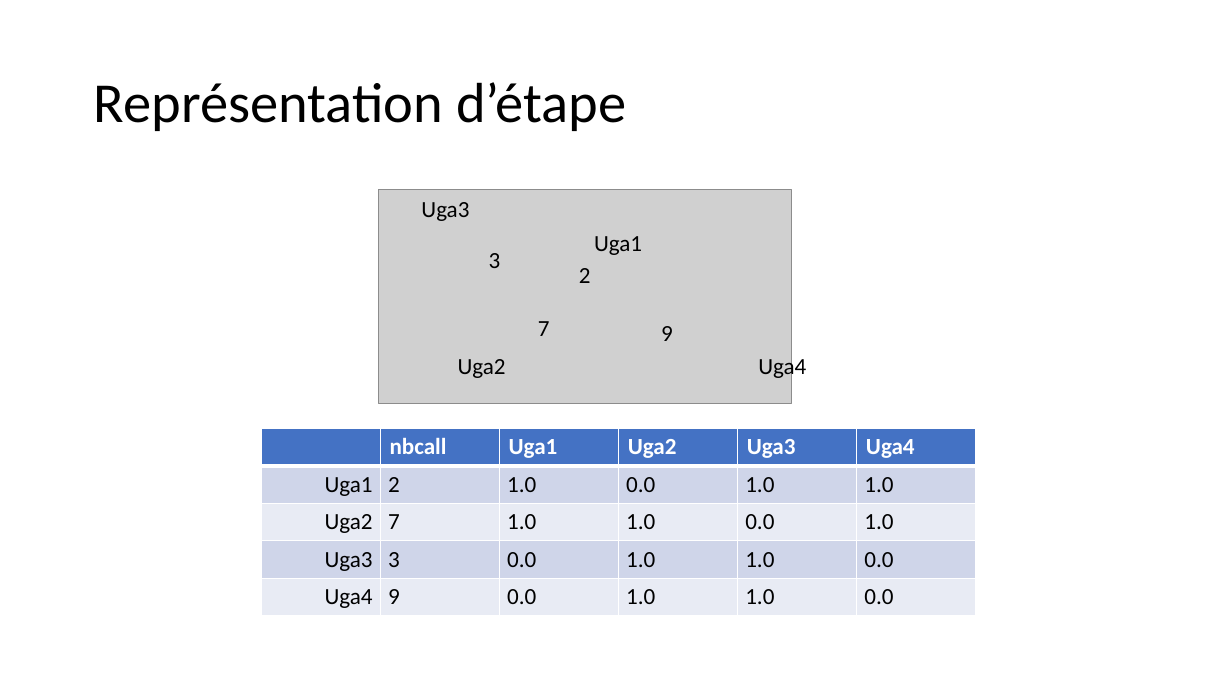
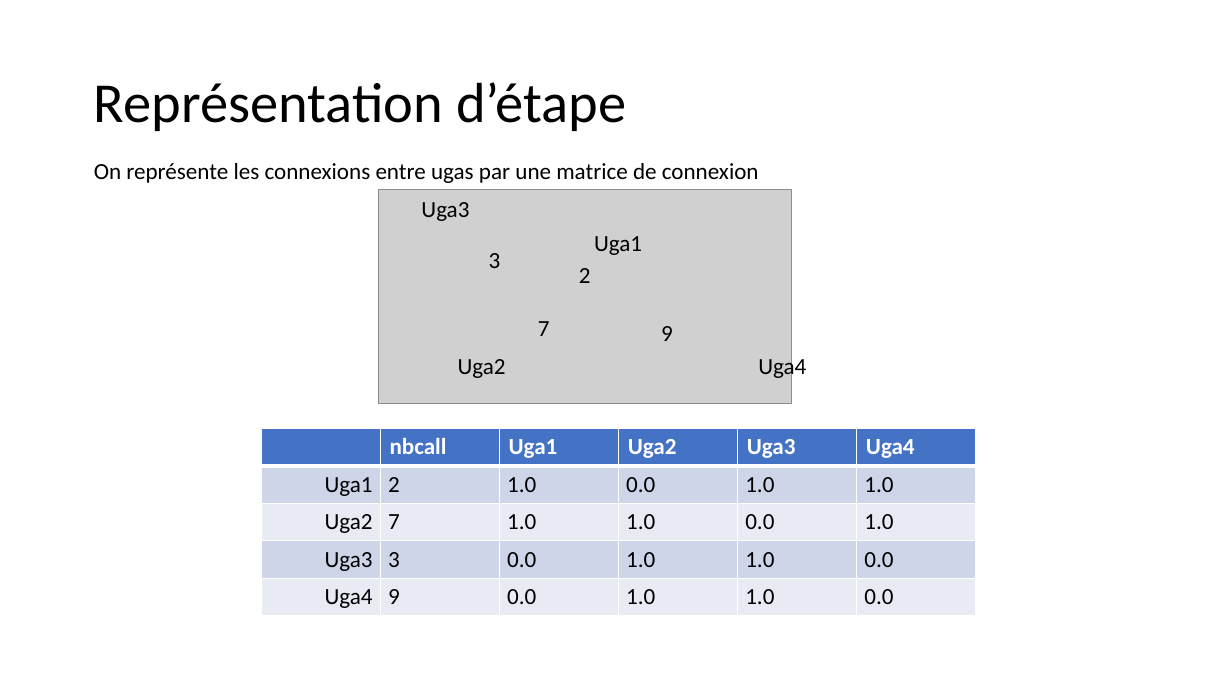
Before and after one commit to leopoldlacroix/graph_proj, a slide deck: slide 2 of explication.pptx. Drawn at 1232x693 pixels with LibreOffice and Linux fonts; fonts in the diff are those of the drawing; grey boxes stand for pictures. Boxes give left, top, right and bottom in pixels: in the first picture for what was removed or moved away, otherwise in the second. Text is boxed around its words. In the diff, an @@ line names an element or a change of style, - is before the commit and + after.

```diff
--- a/explication.pptx
+++ b/explication.pptx
@@ text added at box(94, 163, 759, 183), 18 pt, text #000000 @@
+On représente les connexions entre ugas par une matrice de connexion
```
Also in this commit, not shown: 7 other slides changed, 1 slide removed, 8 other files.
